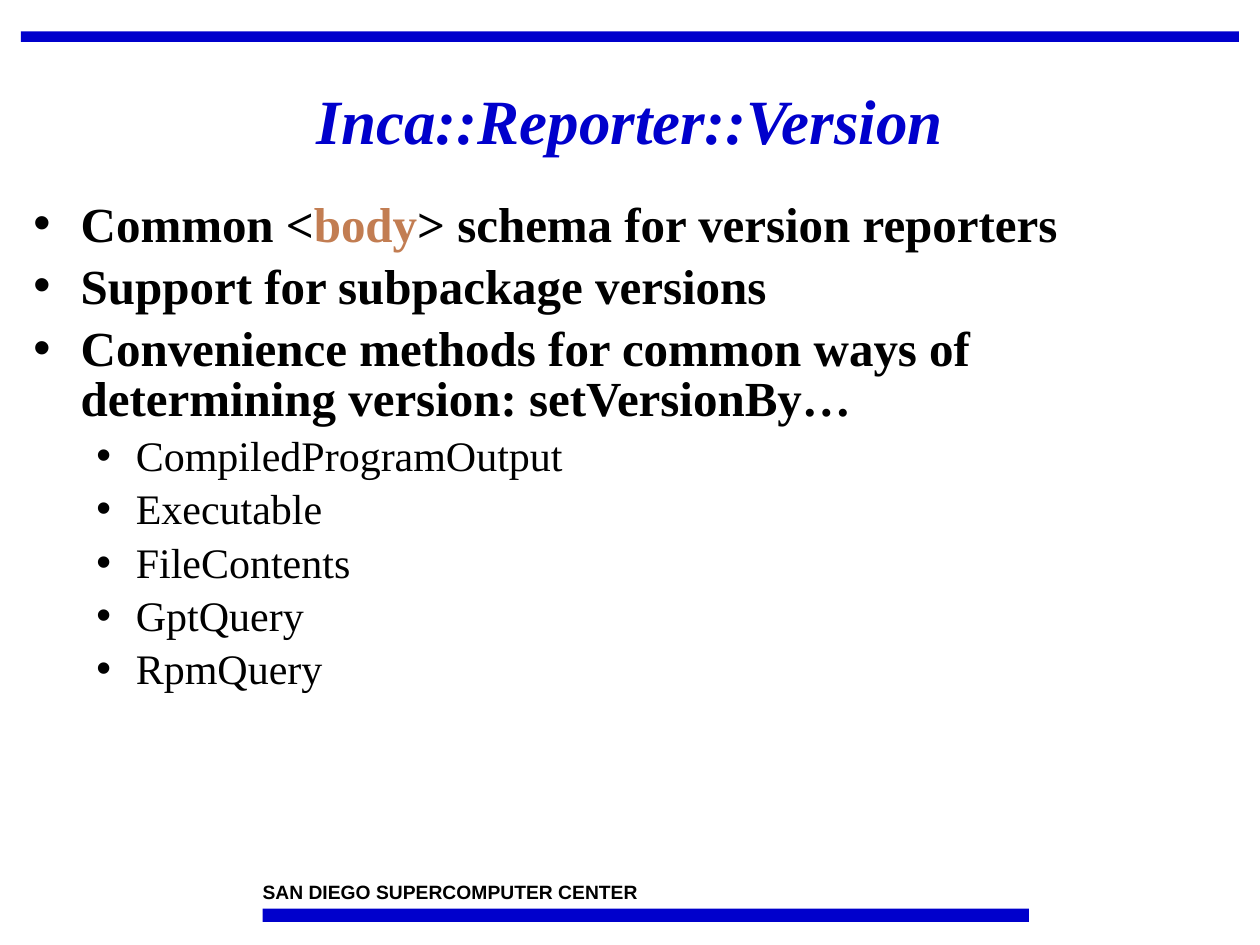
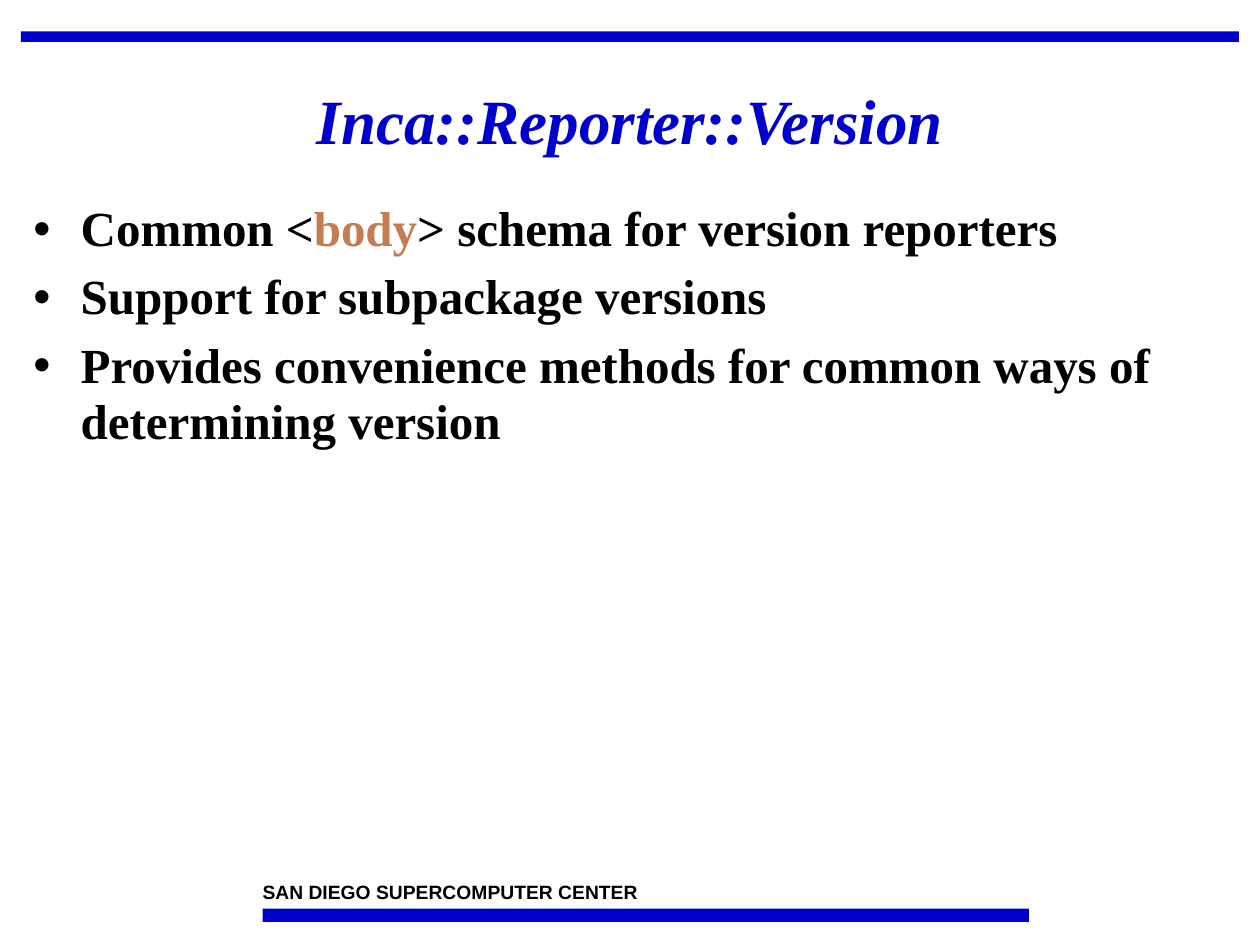
Before and after one commit to IncaProject/inca-xsede, a slide deck: slide 13 of talks/feb-06-workshop/incaReporters.ppt. Drawn at 1260x945 pixels with LibreOffice and Linux fonts; fonts in the diff are those of the drawing; background and template pictures are left out. Boxes give left, top, right and bottom in pixels: in the first picture for what was removed or moved away, otherwise in the second. Text is boxed around its words. In the diff, an @@ line names an element or a change of style, - is before the commit and + after.

```diff
--- a/talks/feb-06-workshop/incaReporters.ppt
+++ b/talks/feb-06-workshop/incaReporters.ppt
@@ text at [81, 211, 1058, 324]: line spacing 0.85 to 0.95 @@
@@ text at [81, 348, 1150, 448]: text changed @@
-• Convenience methods for common ways of determining version: setVersionBy…
-  • CompiledProgramOutput
-  • Executable
-  • FileContents
-  • GptQuery
-  • RpmQuery
+• Provides convenience methods for common ways of determining version
```
Also in this commit, not shown: 8 other slides changed, 1 slide added, 1 other file.
